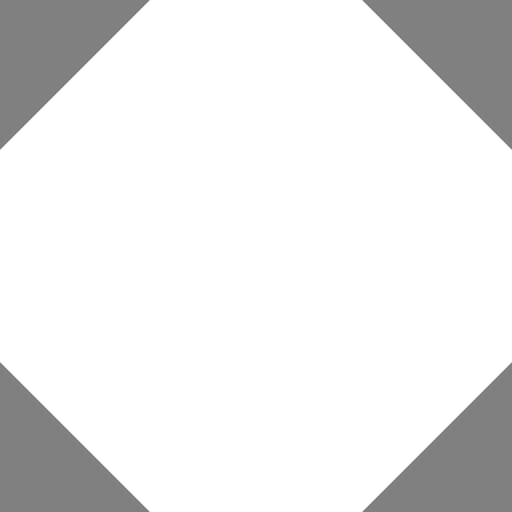
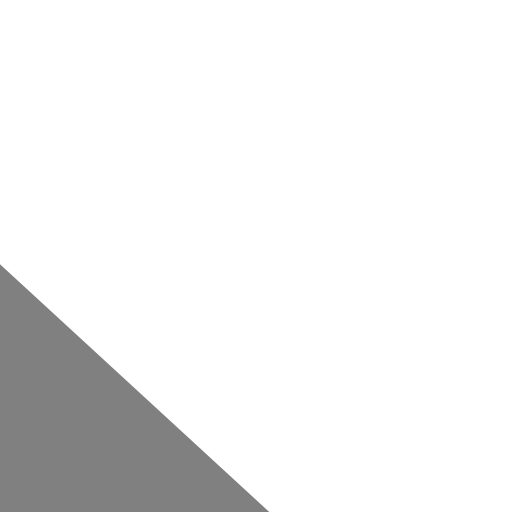
Two versions of the same layered image (w=512, h=512). Layer-by-layer changes:
added layer "Layer 2" above "Polygon 1" over [0, 0, 512, 512]
hid "Polygon 1", painted on it over [0, 0, 512, 512]
